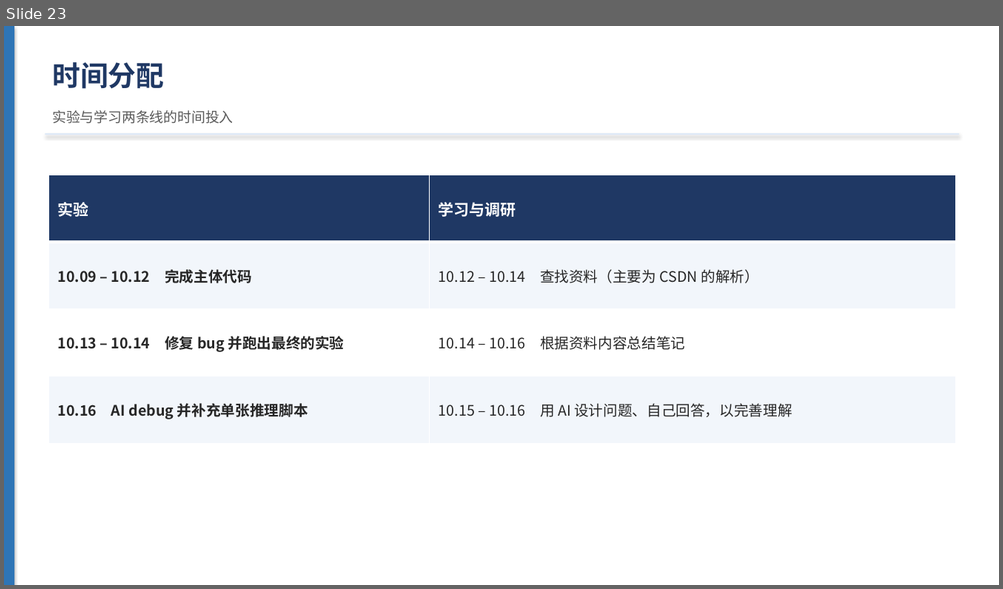
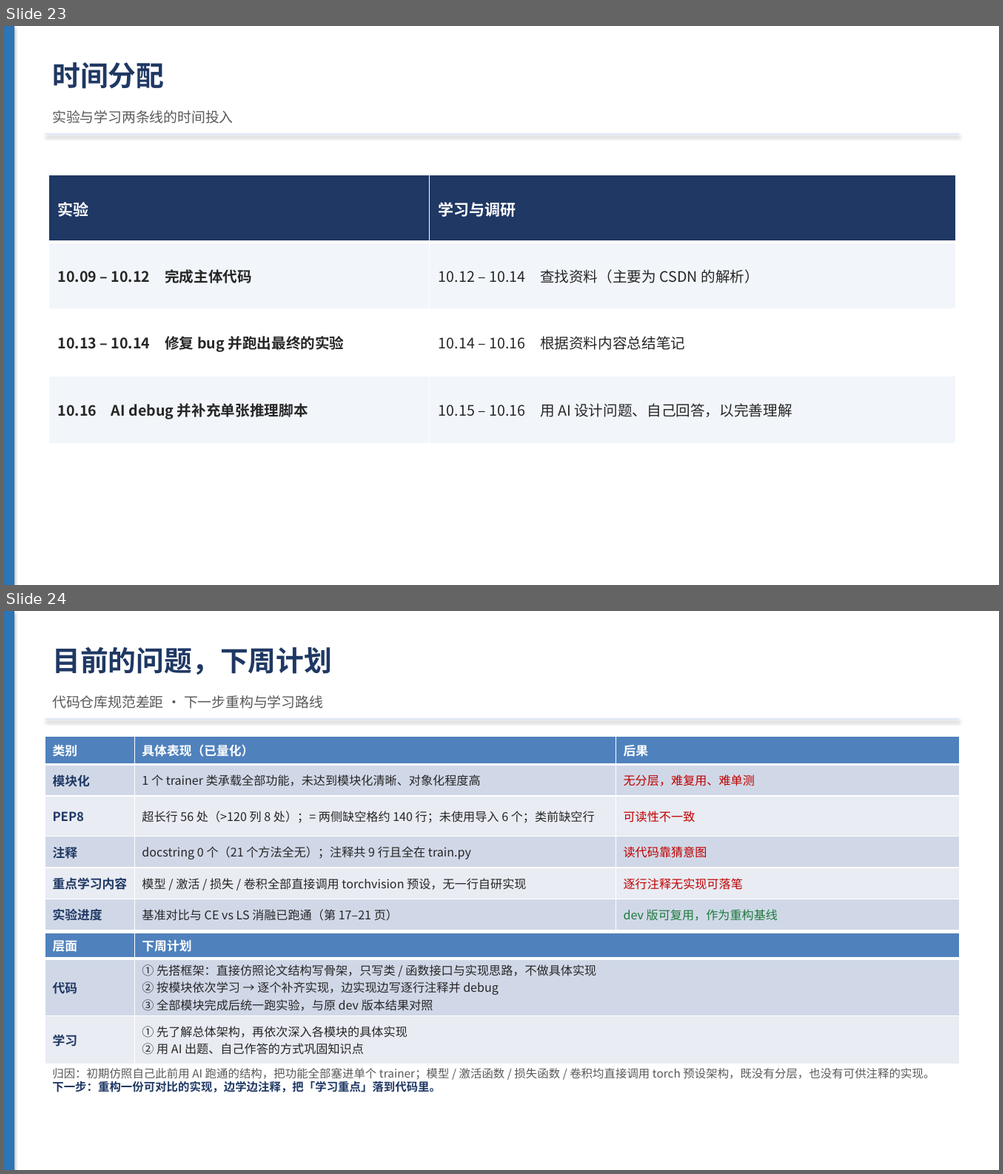
Before and after one commit to adddd392/study0, a slide deck: docs/第一周汇报.pptx. Shown one above the other, each under a label of ours: slide 23 before the commit, slides 23 and 24 after it. The pictures are 1003x589 and 1003x1174 pixels, drawn with LibreOffice and Linux fonts; fonts in the diff are those of the drawing. Boxes give left, top, right and bottom in pixels: in the first picture for what was removed or moved away, otherwise in the second. Text is boxed around its words. In the diff, an @@ line names an element or a change of style, - is before the commit and + after.

```diff
--- a/docs/第一周汇报.pptx
+++ b/docs/第一周汇报.pptx
@@ slide 24 added at (4,611,999,1170), background #FFFFFF @@
@@ rectangle added at (4,611,14,1170), fill #2E75B6 @@
@@ text added at (52,647,332,675), 27 pt, text #1F3864, bold @@
+目前的问题，下周计划
@@ text added at (52,695,323,709), 13.5 pt, text #595959 @@
+代码仓库规范差距 · 下一步重构与学习路线
@@ rectangle added at (45,718,959,720), fill #DEE9F7 @@
@@ table added at (45,736,959,924), 6 rows, 3 columns @@
+类别 | 具体表现（已量化） | 后果
+模块化 | 1 个 trainer 类承载全部功能，未达到模块化清晰、对象化程度高 | 无分层，难复用、难单测
+PEP8 | 超长行 56 处（>120 列 8 处）；= 两侧缺空格约 140 行；未使用导入 6 个；类前缺空行 | 可读性不一致
+注释 | docstring 0 个（21 个方法全无）；注释共 9 行且全在 train.py | 读代码靠猜意图
+重点学习内容 | 模型 / 激活 / 损失 / 卷积全部直接调用 torchvision 预设，无一行自研实现 | 逐行注释无实现可落笔
+实验进度 | 基准对比与 CE vs LS 消融已跑通（第 17–21 页） | dev 版可复用，作为重构基线
@@ table added at (45,934,959,1058), 3 rows, 2 columns @@
+层面 | 下周计划
+代码 | ① 先搭框架：直接仿照论文结构写骨架，只写类 / 函数接口与实现思路，不做具体实现 / ② 按模块依次学习 → 逐个补齐实现，边实现边写逐行注释并 debug / ③ 全部模块完成后统一跑实验，与原 dev 版本结果对照
+学习 | ① 先了解总体架构，再依次深入各模块的具体实现 / ② 用 AI 出题、自己作答的方式巩固知识点
@@ text added at (52,1068,934,1093), 11 pt, text #595959 @@
+归因：初期仿照自己此前用 AI 跑通的结构，把功能全部塞进单个 trainer；模型 / 激活函数 / 损失函数 / 卷积均直接调用 torch 预设架构，既没有分层，也没有可供注释的实现。
+下一步：重构一份可对比的实现，边学边注释，把「学习重点」落到代码里。
```
Also in this commit, not shown: 2 slides changed, 2 other files.
